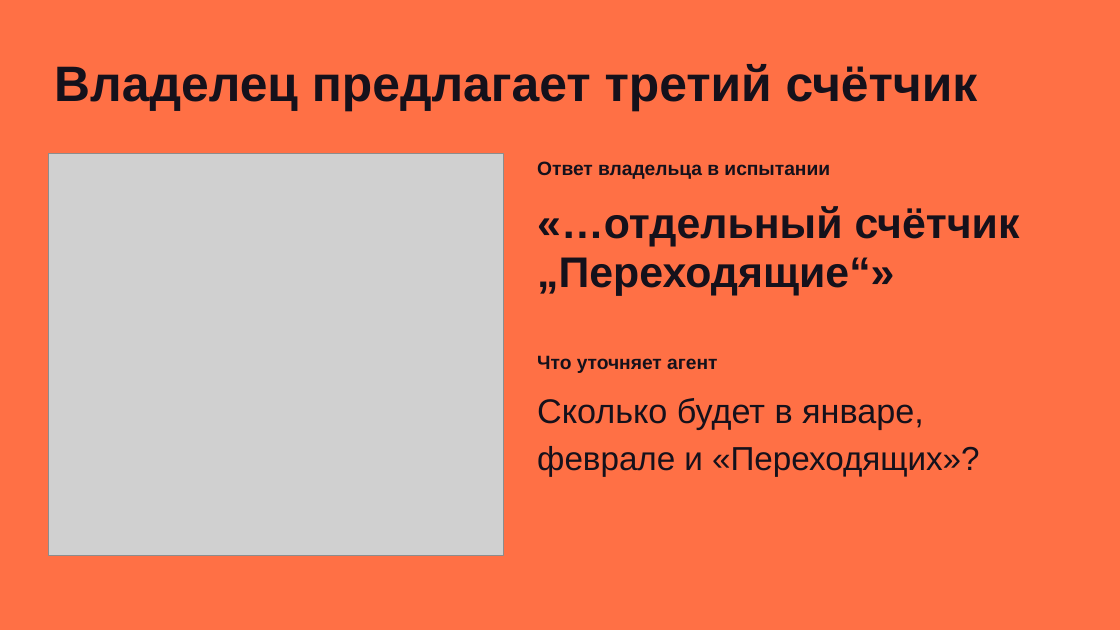
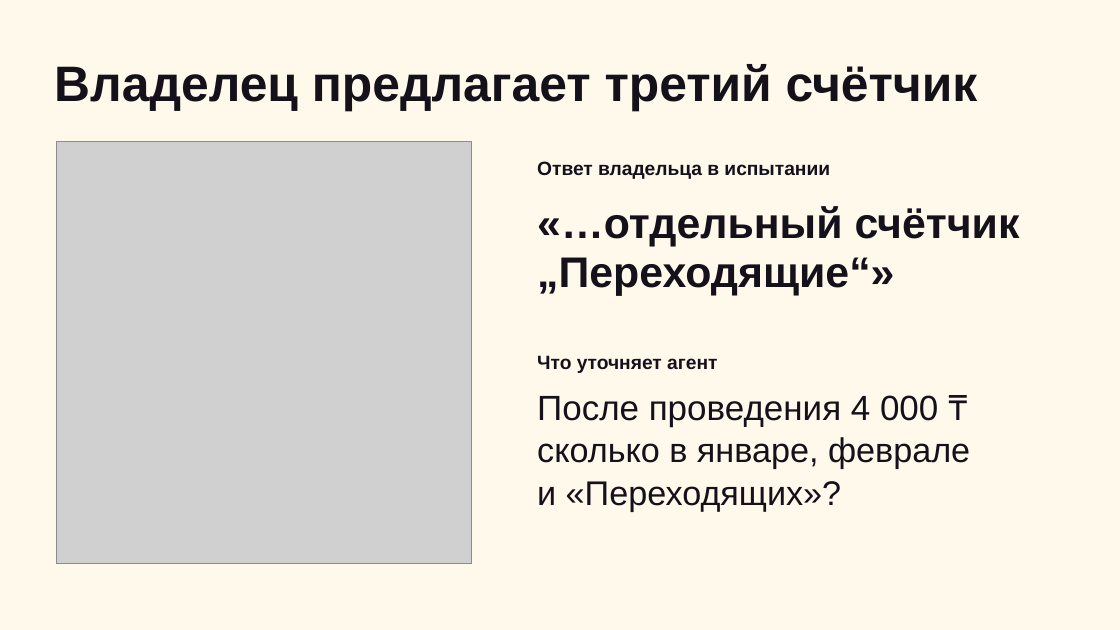
Before and after one commit to gojosatorukz/bcc-requirements-reviewer, a slide deck: slide 3 of presentation/bcc-pitch.pptx. Drawn at 1120x630 pixels with LibreOffice and Linux fonts; fonts in the diff are those of the drawing; grey boxes stand for pictures. Boxes give left, top, right and bottom in pixels: in the first picture for what was removed or moved away, otherwise in the second. Text is boxed around its words. In the diff, an @@ line names an element or a change of style, - is before the commit and + after.

```diff
--- a/presentation/bcc-pitch.pptx
+++ b/presentation/bcc-pitch.pptx
@@ background #FF7045 to #FFF9EB @@
@@ picture: place and size @@
-picture at bbox=[48, 153, 503, 555]
+picture at bbox=[57, 142, 472, 564]
@@ text at bbox=[537, 395, 938, 426]: text changed; size 29.2 to 30 pt @@
-Сколько будет в январе,
+После проведения 4 000 ₸
@@ text at bbox=[537, 437, 970, 469]: text changed; size 28.5 to 29.2 pt @@
-феврале и «Переходящих»?
+сколько в январе, феврале
@@ text added at bbox=[537, 481, 841, 511], 29.2 pt, text #15111B @@
+и «Переходящих»?
```
Also in this commit, not shown: 3 other slides changed, 1 slide added, 1 other file.
